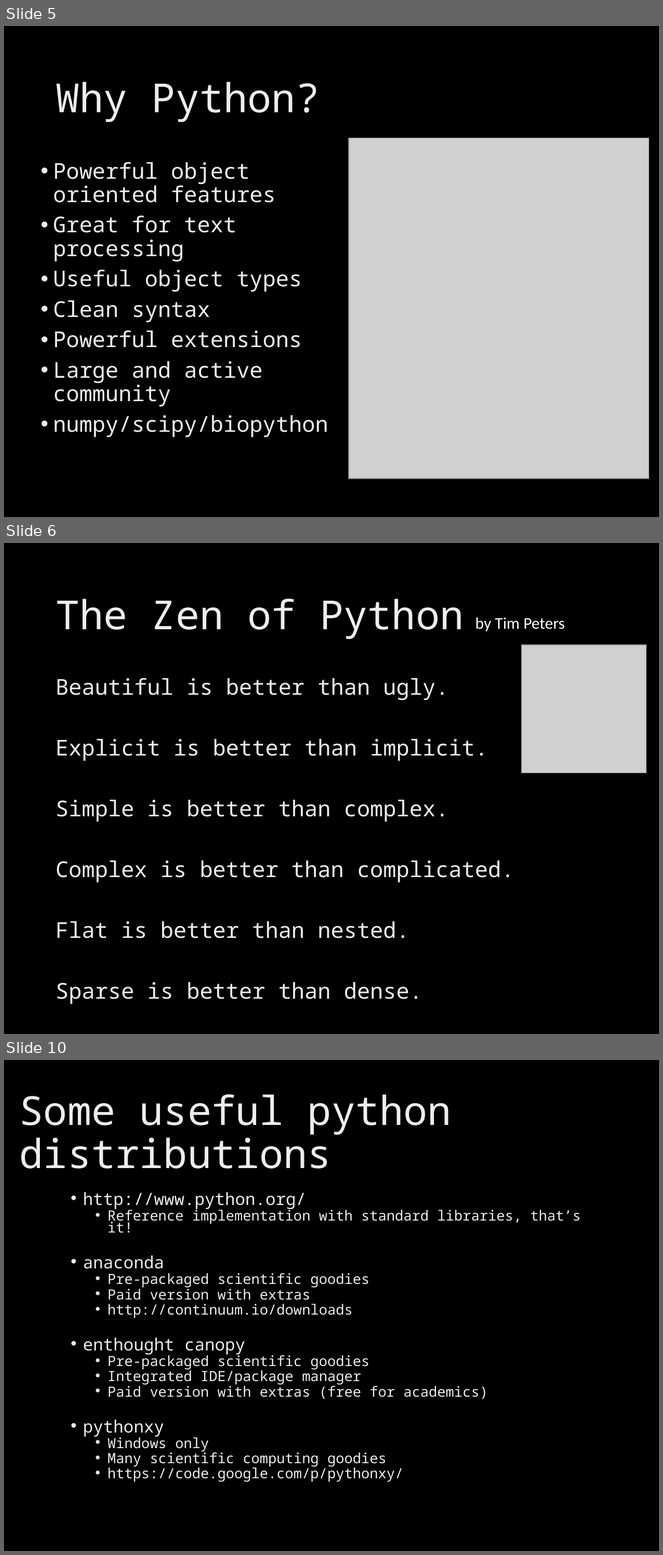
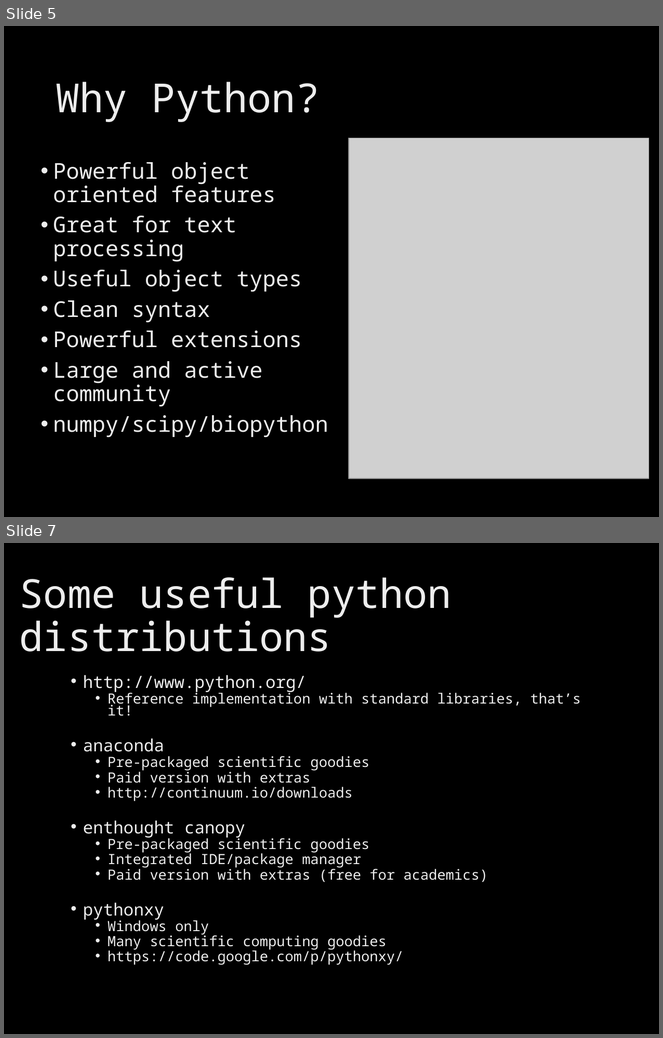
Before and after one commit to brevans/MPS_Workshop, a slide deck: presentations/intro python.pptx. Shown one above the other, each under a label of ours: slides 5, 6 and 10 before the commit, slides 5 and 7 after it; the slides between them are not shown. The pictures are 663x1555 and 663x1038 pixels, drawn with LibreOffice and Linux fonts; fonts in the diff are those of the drawing; grey boxes stand for pictures; background and template pictures are left out. Boxes give left, top, right and bottom in pixels: in the first picture for what was removed or moved away, otherwise in the second. Text is boxed around its words. In the diff, an @@ line names an element or a change of style, - is before the commit and + after.

```diff
--- a/presentations/intro python.pptx
+++ b/presentations/intro python.pptx
@@ slide 6 removed at (4, 543, 659, 1034), background picture (left out) @@
@@ title removed at (55, 599, 464, 639) @@
-The Zen of Python
@@ text removed at (476, 617, 565, 631) @@
-by Tim Peters
@@ picture removed at (521, 645, 647, 774) @@
@@ text removed at (55, 678, 515, 1004) @@
-Beautiful is better than ugly.
-Explicit is better than implicit.
-Simple is better than complex.
-Complex is better than complicated.
-Flat is better than nested.
-Sparse is better than dense.
@@ what was slide 10 is now slide 7 @@
```
Also in this commit, not shown: 1 slide changed, 2 slides added, 2 other slides removed, 1 other file.
